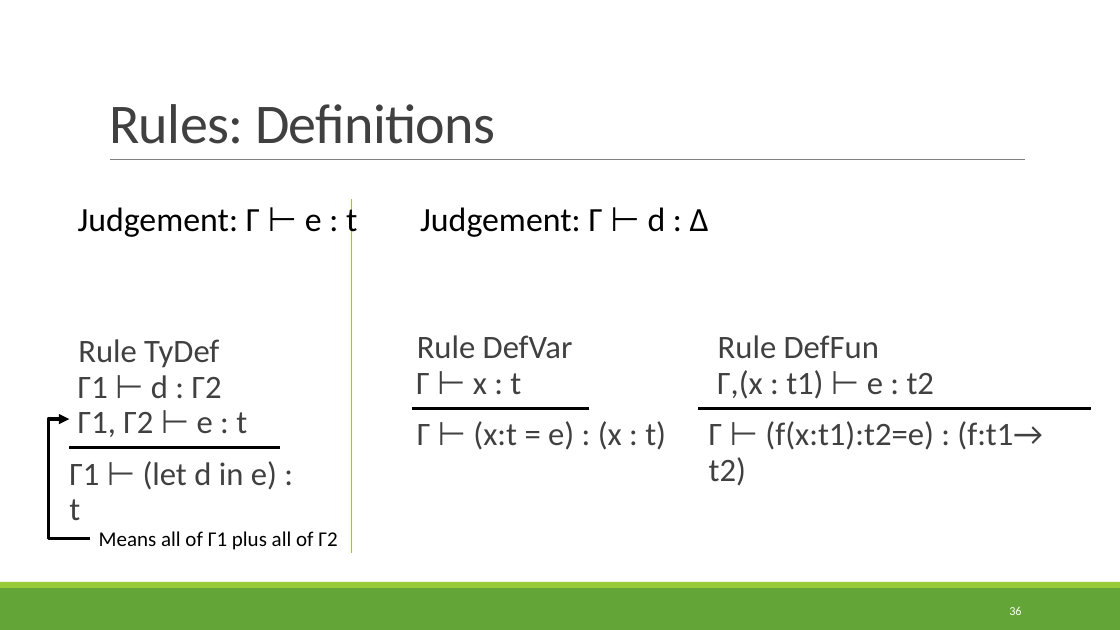
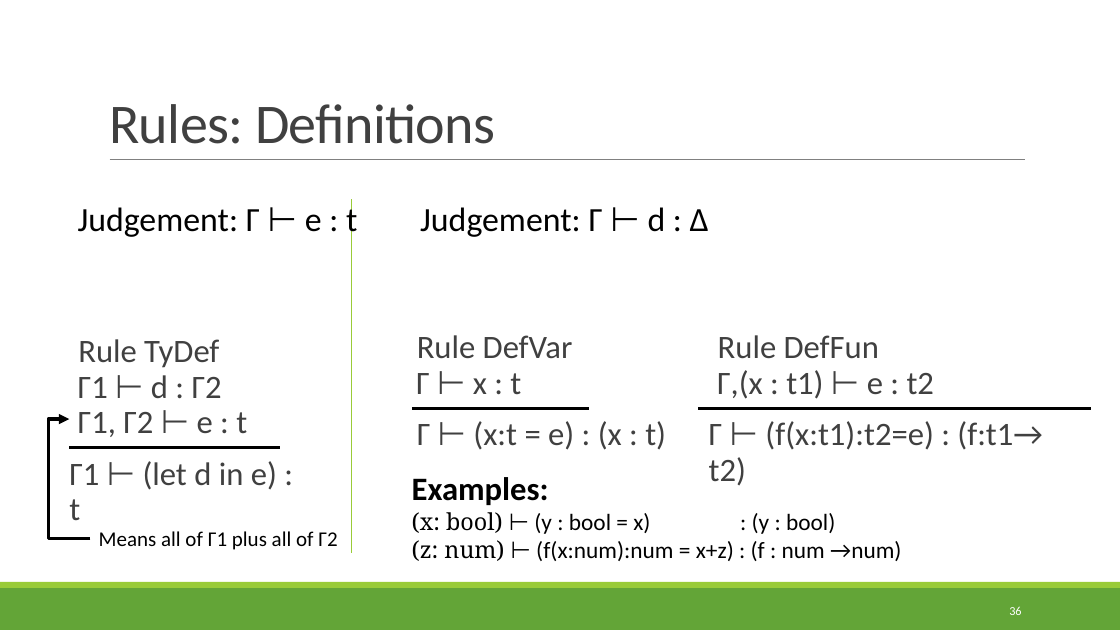
Before and after one commit to rbohrer/pl-course, a slide deck: slide 36 of LectureSlides/07Types.pptx. Drawn at 1120x630 pixels with LibreOffice and Linux fonts; fonts in the diff are those of the drawing. Boxes give left, top, right and bottom in pixels: in the first picture for what was removed or moved away, otherwise in the second. Text is boxed around its words. In the diff, an @@ line names an element or a change of style, - is before the commit and + after.

```diff
--- a/LectureSlides/07Types.pptx
+++ b/LectureSlides/07Types.pptx
@@ text added at (x1=412, y1=477, x2=901, y2=561), 20 pt, text #000000 @@
+Examples:
+(x: bool) ⊢ (y : bool = x) : (y : bool)
+(z: num) ⊢ (f(x:num):num = x+z) : (f : num →num)
```
Also in this commit, not shown: 4 other slides changed.
